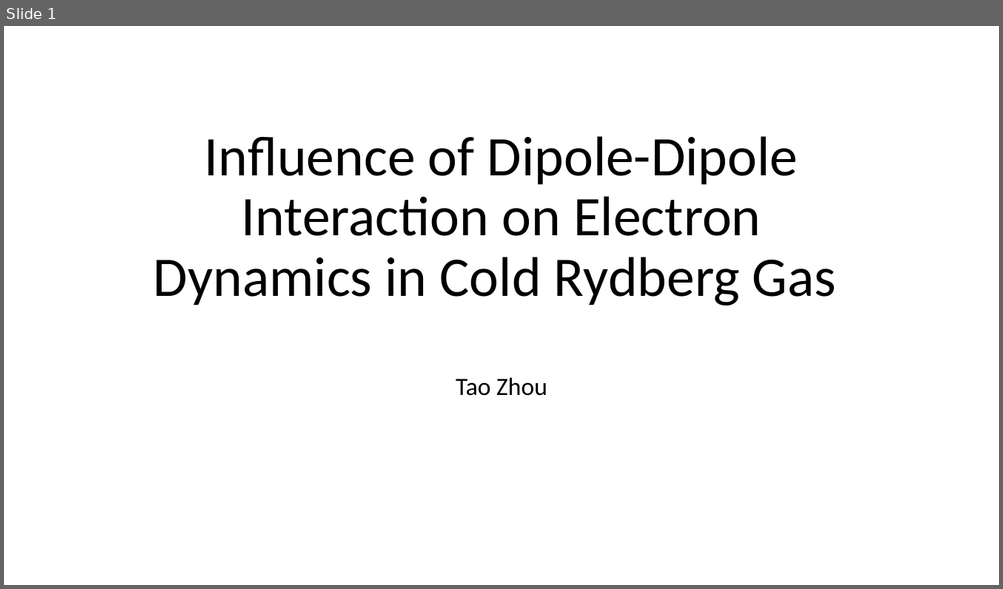
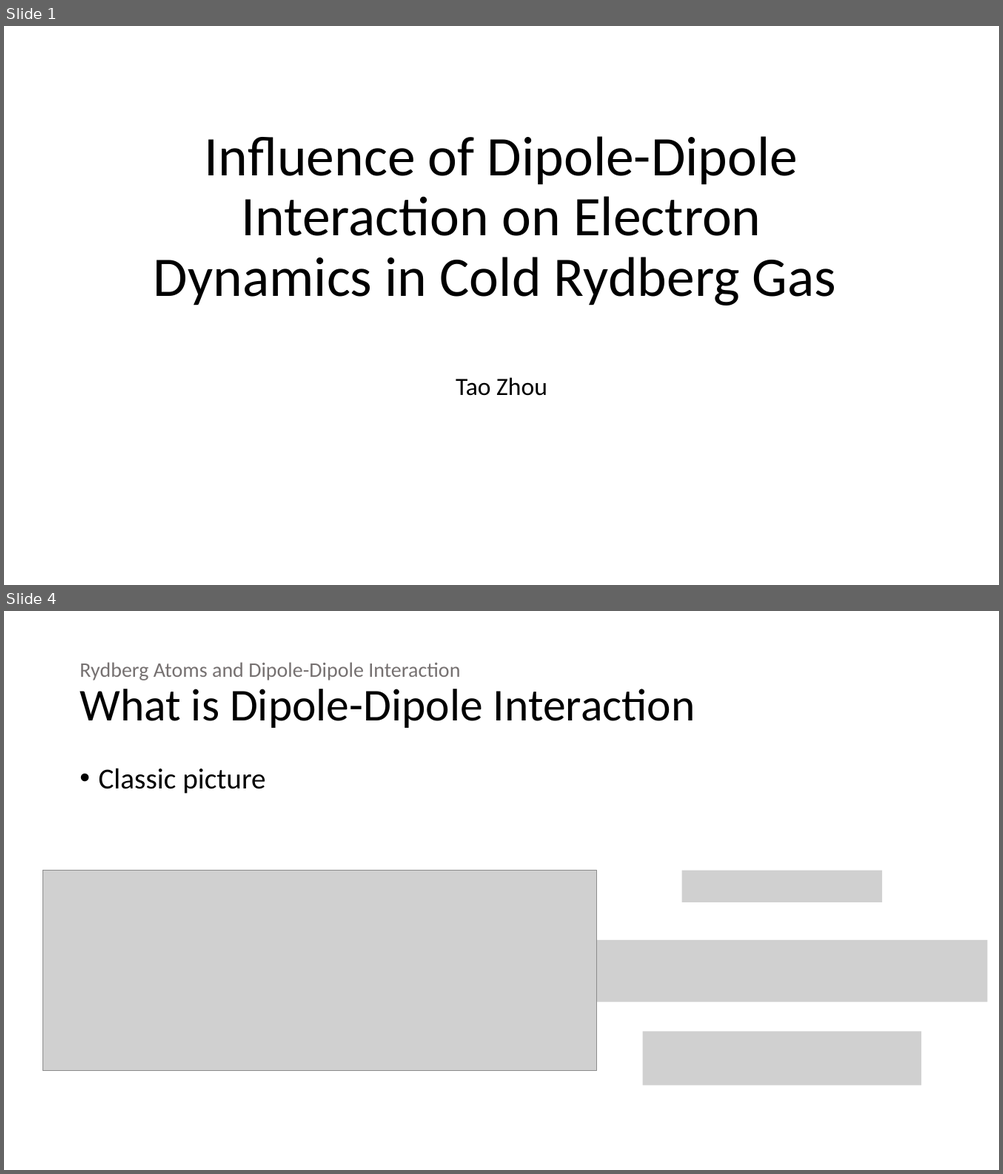
Before and after one commit to 545zhou/PHD-thesis, a slide deck: Presentation1.pptx. Shown one above the other, each under a label of ours: slide 1 before the commit, slides 1 and 4 after it; the slides between them are not shown. The pictures are 1003x589 and 1003x1174 pixels, drawn with LibreOffice and Linux fonts; fonts in the diff are those of the drawing; grey boxes stand for pictures. Boxes give left, top, right and bottom in pixels: in the first picture for what was removed or moved away, otherwise in the second. Text is boxed around its words. In the diff, an @@ line names an element or a change of style, - is before the commit and + after.

```diff
--- a/Presentation1.pptx
+++ b/Presentation1.pptx
@@ slide 4 added at (4, 611, 999, 1170), background #FFFFFF @@
@@ title added at (79, 662, 695, 728), 20 pt, text #767171 @@
+Rydberg Atoms and Dipole-Dipole Interaction
+What is Dipole-Dipole Interaction
@@ text added at (99, 768, 265, 794), 28 pt, text #000000 @@
+• Classic picture
@@ picture added at (42, 871, 597, 1071) @@
@@ picture added at (681, 871, 882, 903) @@
@@ picture added at (597, 940, 987, 1002) @@
@@ picture added at (643, 1032, 922, 1085) @@
```
Also in this commit, not shown: 2 slides changed, 27 other slides added, 1 slide removed, 2 other files.
